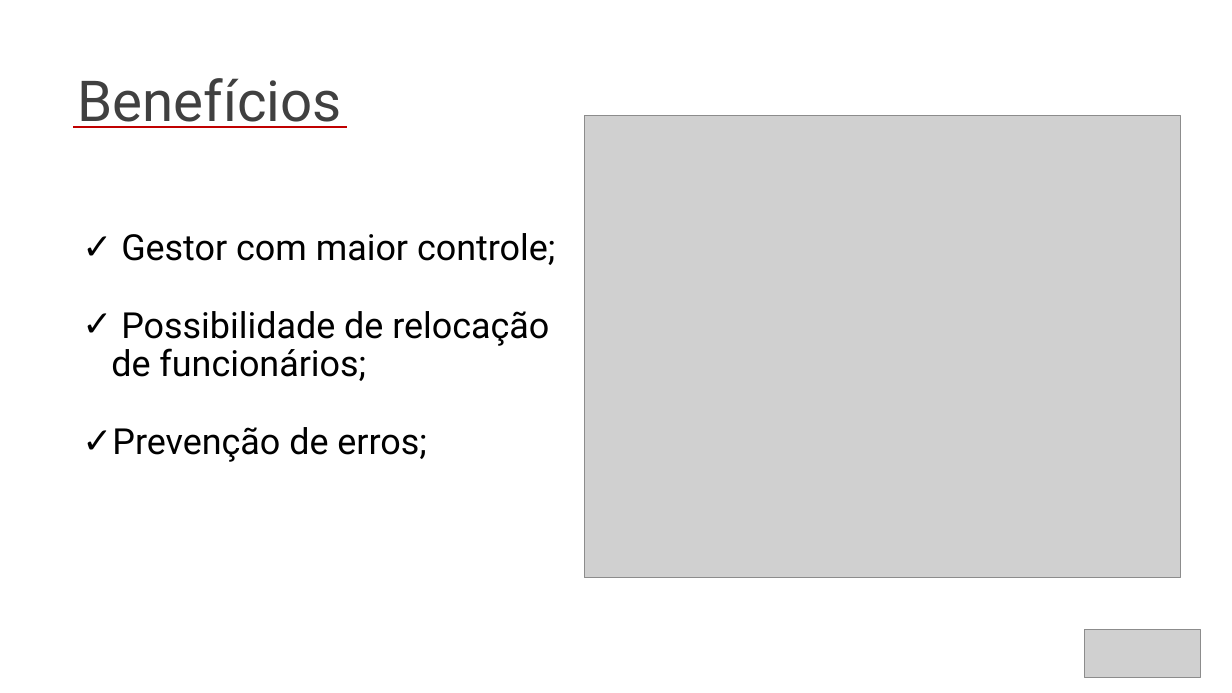
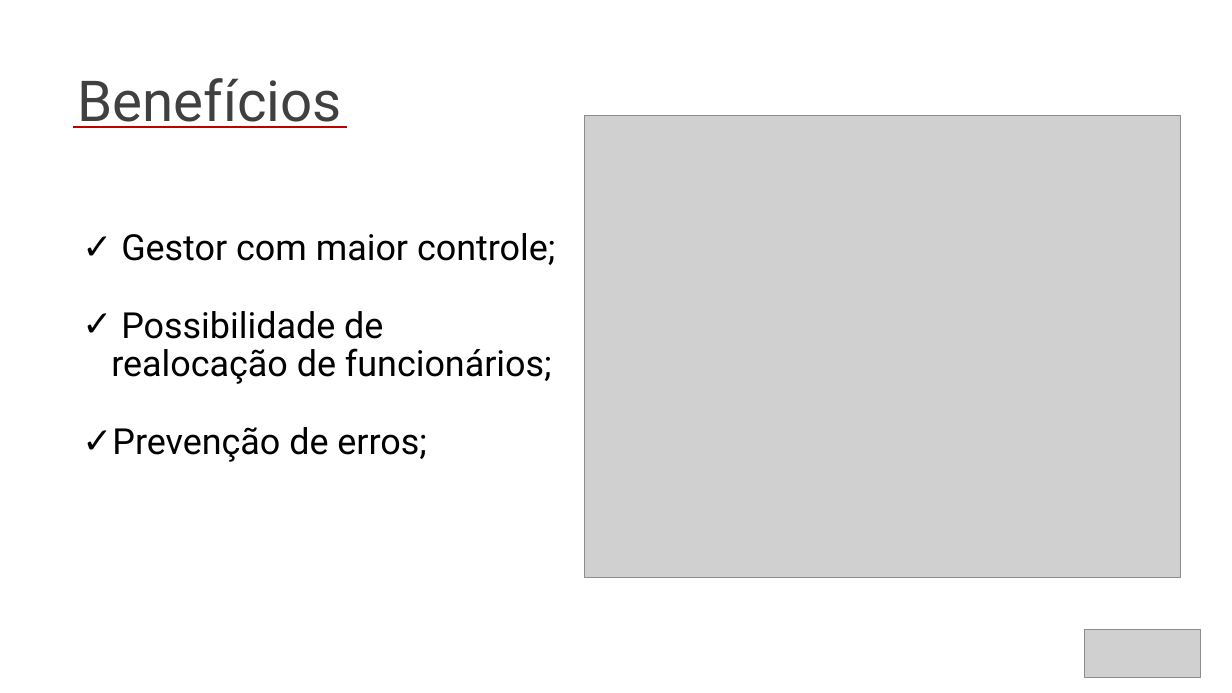
Before and after one commit to BandTec/grupo-07-adsa-20201, a slide deck: slide 10 of Documentação/slide v0.6.pptx. Drawn at 1232x693 pixels with LibreOffice and Linux fonts; fonts in the diff are those of the drawing; grey boxes stand for pictures. Boxes give left, top, right and bottom in pixels: in the first picture for what was removed or moved away, otherwise in the second. Text is boxed around its words. In the diff, an @@ line names an element or a change of style, - is before the commit and + after.

Commit message:
slide final

```diff
--- a/Documentação/slide v0.6.pptx
+++ b/Documentação/slide v0.6.pptx
@@ text at <box>111,311,552,384</box>: text changed @@
-✓ Possibilidade de relocação de funcionários;
+✓ Possibilidade de realocação de funcionários;
```
Also in this commit, not shown: 1 other slide changed.
